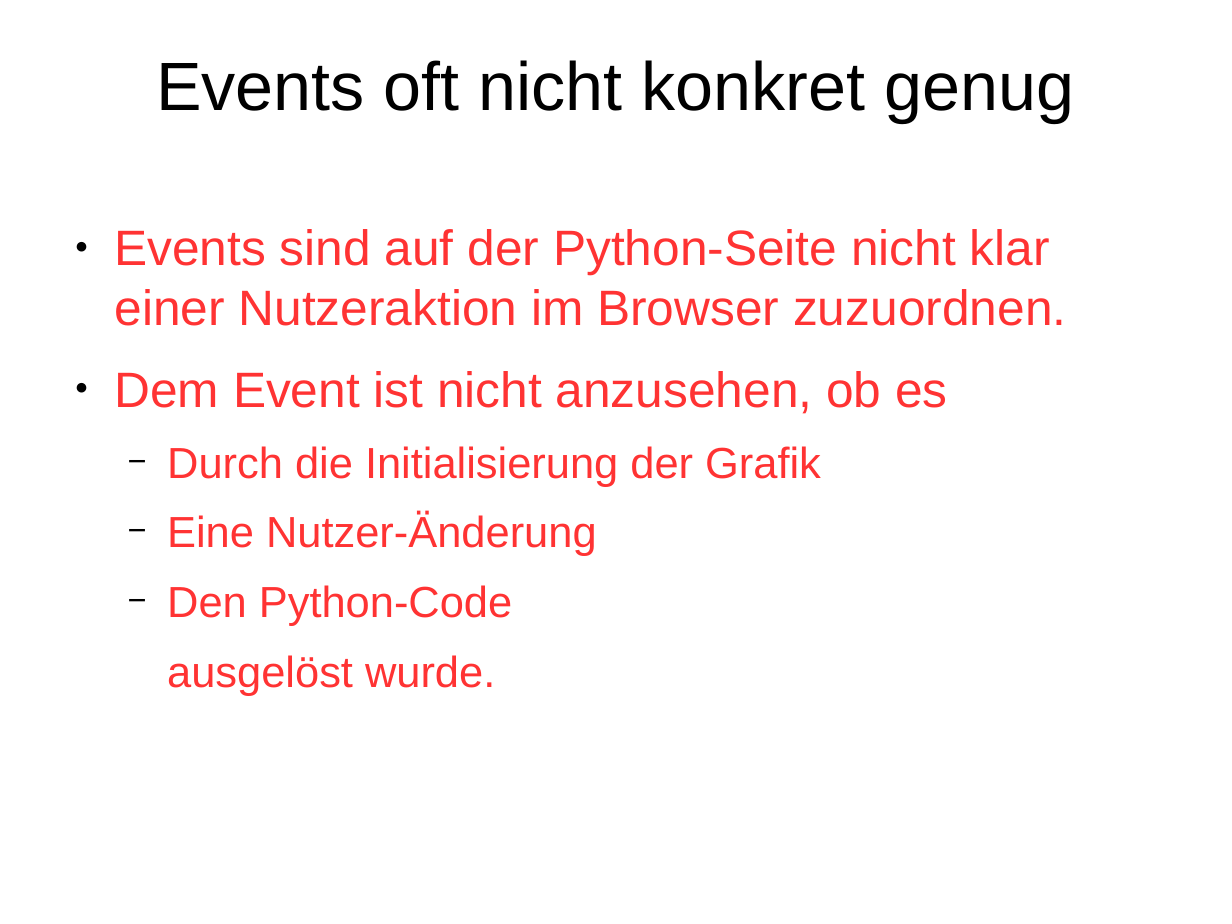
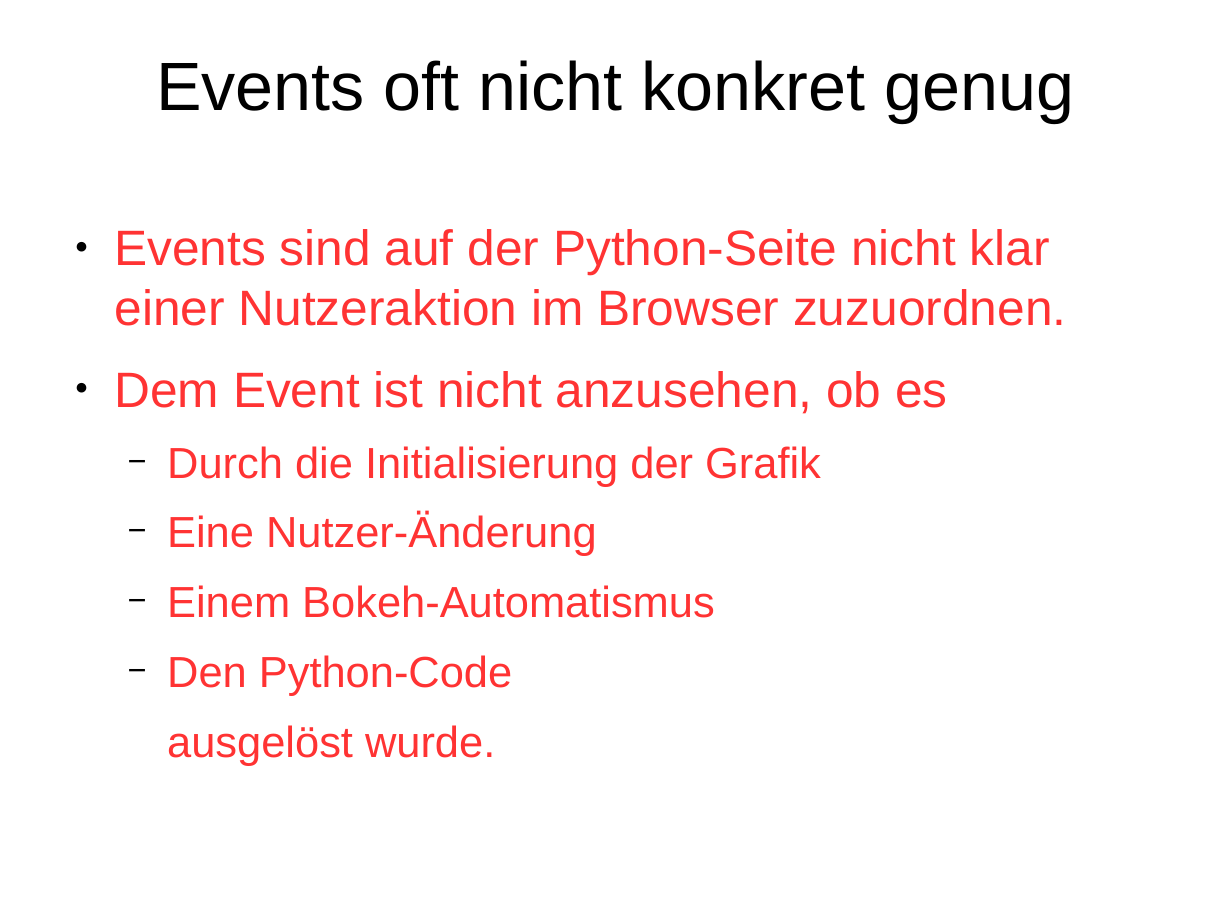
Before and after one commit to Inqbus/python_summit, a slide deck: slide 65 of vortrag/bokeh_sandra.odp. Drawn at 1232x924 pixels with LibreOffice and Linux fonts; fonts in the diff are those of the drawing. Boxes give left, top, right and bottom in pixels: in the first picture for what was removed or moved away, otherwise in the second. Text is boxed around its words. In the diff, an @@ line names an element or a change of style, - is before the commit and + after.

```diff
--- a/vortrag/bokeh_sandra.odp
+++ b/vortrag/bokeh_sandra.odp
@@ text at [167, 585, 715, 618]: paragraph added @@
+  − Einem Bokeh-Automatismus
```
Also in this commit, not shown: 7 other slides changed.
